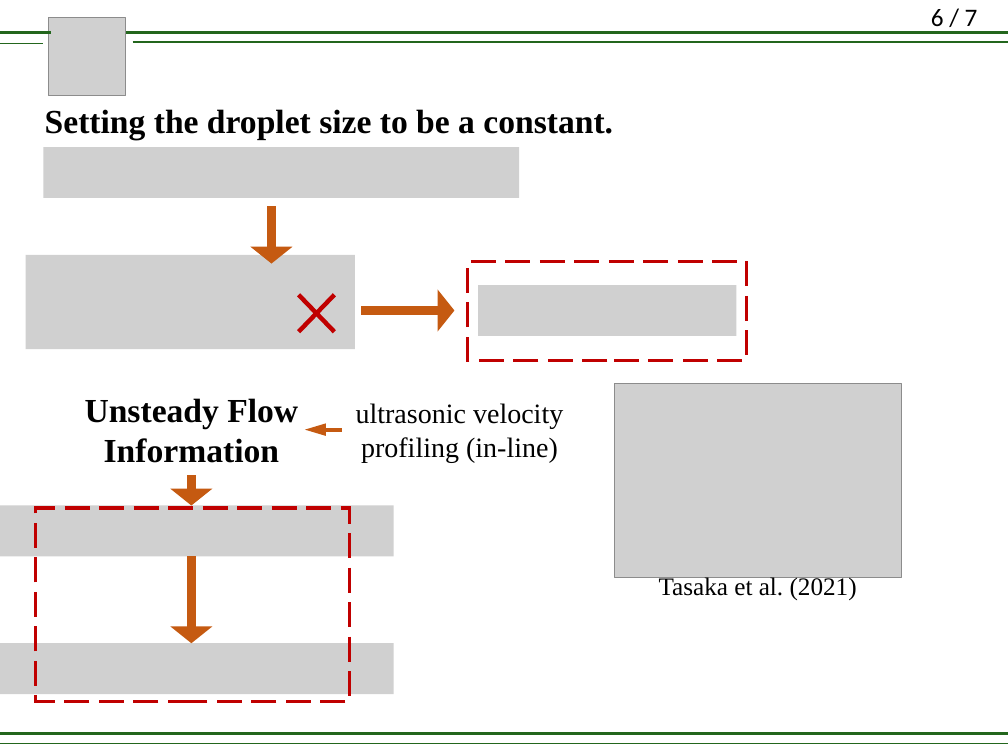
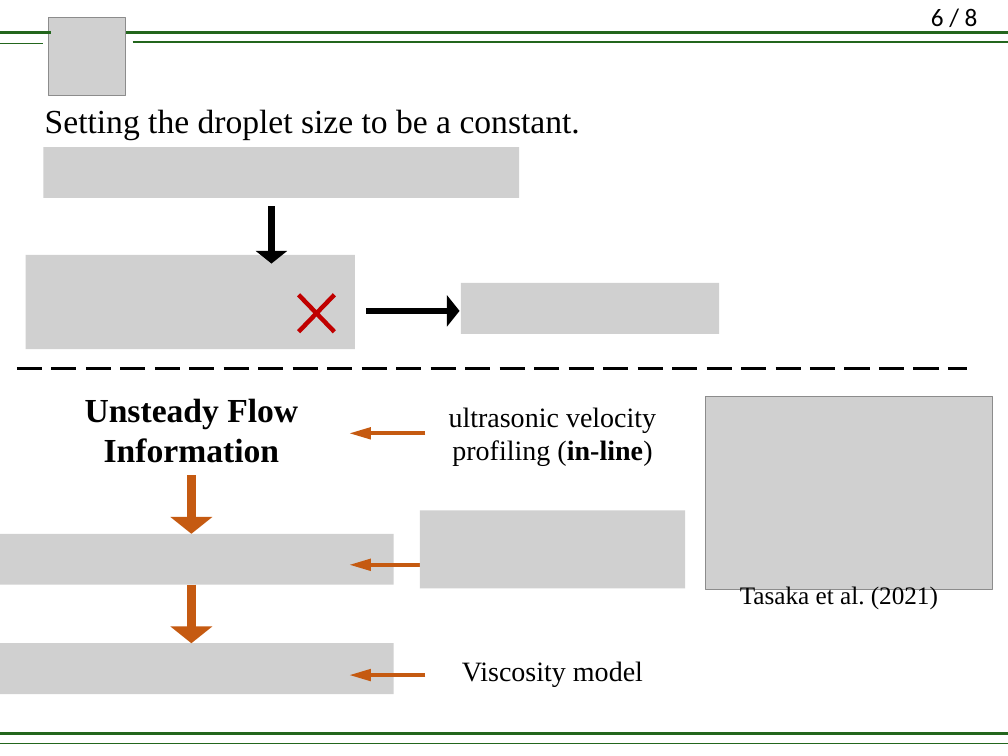
Before and after one commit to lirifuzui/UVPReader, a slide deck: slide 6 of RM_01.pptx. Drawn at 1008x756 pixels with LibreOffice and Linux fonts; fonts in the diff are those of the drawing; grey boxes stand for pictures. Boxes give left, top, right and bottom in pixels: in the first picture for what was removed or moved away, otherwise in the second. Text is boxed around its words. In the diff, an @@ line names an element or a change of style, - is before the commit and + after.

```diff
--- a/RM_01.pptx
+++ b/RM_01.pptx
@@ page number at [931, 8, 978, 32]: text changed @@
-6 / 7
+6 / 8
@@ text "Setting the droplet size to ..." at [45, 109, 580, 140]: bold off @@
@@ arrow (271, 207) - (271, 263): stroke #C55A11 6 pt to #000000 4.5 pt @@
@@ rectangle removed at [468, 261, 747, 360] @@
@@ picture: place and size @@
-picture at [478, 285, 736, 336]
+picture at [461, 283, 719, 334]
@@ arrow moved from (361, 310) - (455, 310) to (367, 310) - (460, 310) @@
@@ arrow (367, 310) - (460, 310): stroke #C55A11 6 pt to #000000 4.5 pt @@
@@ line added from (17, 368) to (968, 368), #000000 2.25 pt dashed @@
@@ text "ultrasonic velocity profiling (in-line)": place and size @@
-text "ultrasonic velocity profiling (in-line)" at [356, 403, 563, 462]
+text "ultrasonic velocity profiling (in-line)" at [449, 407, 656, 466]
@@ text "ultrasonic velocity profiling (in-line)" at [449, 407, 656, 466]: bold on in "(in-line)" @@
@@ picture: place and size @@
-picture at [614, 384, 901, 578]
+picture at [706, 396, 993, 590]
@@ arrow moved from (342, 429) - (304, 429) to (425, 433) - (350, 433) @@
@@ arrow (425, 433) - (350, 433): stroke #C55A11 3 pt dashed to #C55A11 3 pt @@
@@ arrow moved from (192, 475) - (192, 506) to (192, 475) - (192, 534) @@
@@ rectangle removed at [35, 508, 350, 702] @@
@@ picture: place and size @@
-picture at [0, 506, 394, 556]
+picture at [0, 534, 394, 585]
@@ picture added at [420, 510, 685, 588] @@
@@ arrow added from (425, 564) to (350, 564), #C55A11 3 pt @@
@@ arrow moved from (192, 556) - (192, 643) to (192, 585) - (192, 643) @@
@@ text "Tasaka et al. (2021)": place and size @@
-text "Tasaka et al. (2021)" at [659, 575, 857, 600]
+text "Tasaka et al. (2021)" at [740, 584, 938, 609]
@@ arrow added from (425, 675) to (350, 675), #C55A11 3 pt @@
@@ text added at [462, 661, 643, 686], 20 pt, text #000000 @@
+Viscosity model
```
Also in this commit, not shown: 6 other slides changed, 1 slide added, 1 other file.
